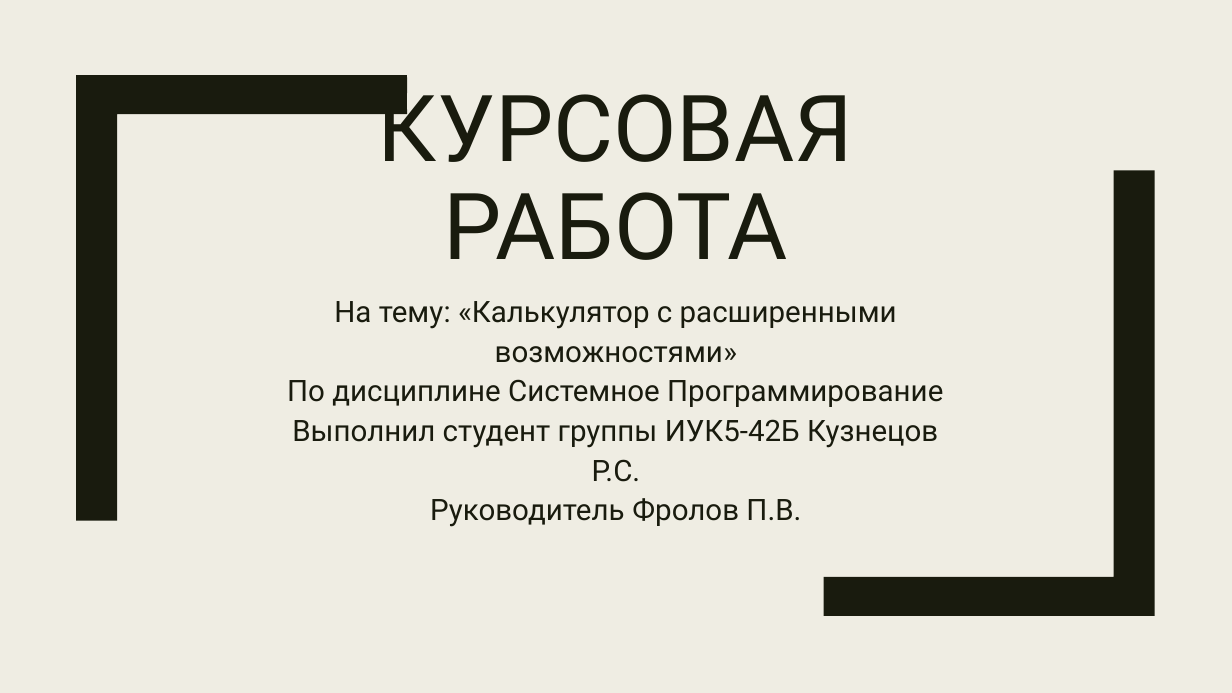
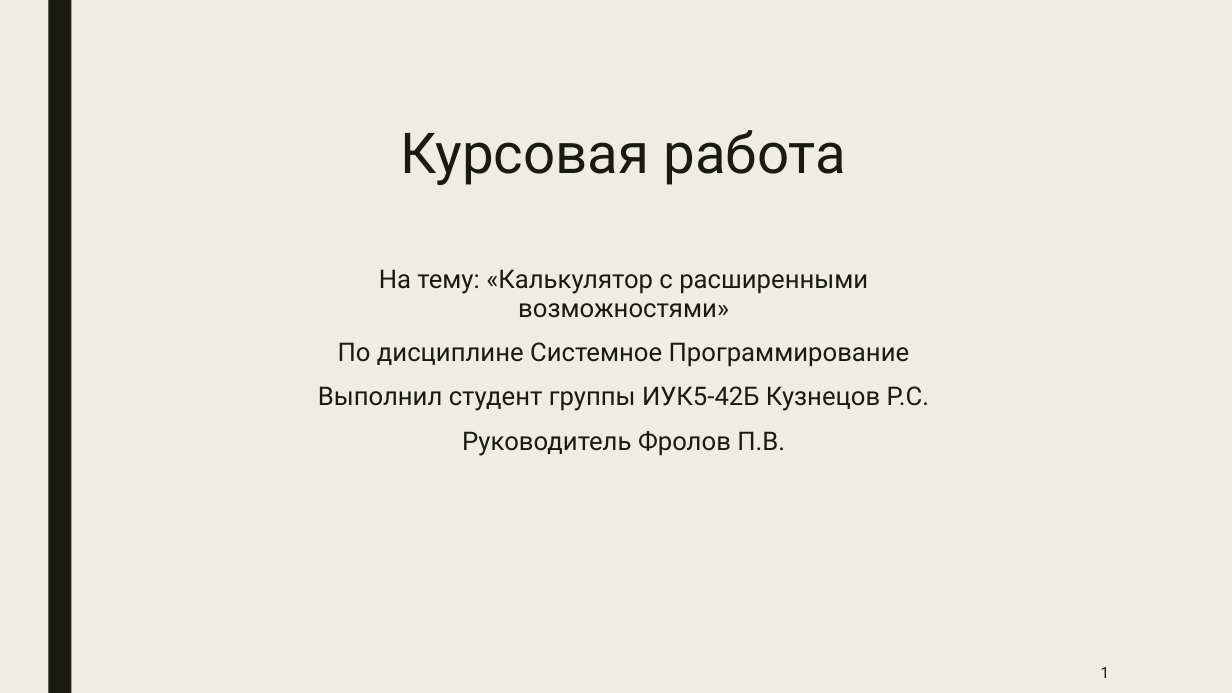
Before and after one commit to romankuz19/-, a slide deck: slide 1 of Презентация для защиты курсовой.pptx. Drawn at 1232x693 pixels with LibreOffice and Linux fonts; fonts in the diff are those of the drawing. Boxes give left, top, right and bottom in pixels: in the first picture for what was removed or moved away, otherwise in the second. Text is boxed around its words. In the diff, an @@ line names an element or a change of style, - is before the commit and + after.

```diff
--- a/Презентация для защиты курсовой.pptx
+++ b/Презентация для защиты курсовой.pptx
@@ rectangle added at box(48, 0, 71, 693), fill #191B0E @@
@@ freeform shape removed at box(76, 75, 407, 520) @@
@@ title "Курсовая работа" at box(400, 130, 847, 185): vertical alignment bottom to top @@
@@ title at box(400, 130, 847, 185): text changed; size 72 to 44 pt @@
-КУРСОВАЯ РАБОТА
+Курсовая работа
@@ freeform shape removed at box(824, 170, 1155, 616) @@
@@ text "На тему: «Калькулятор с расширенными ...": place and size @@
-text "На тему: «Калькулятор с расширенными ..." at box(287, 301, 943, 527)
+text "На тему: «Калькулятор с расширенными ..." at box(318, 269, 929, 456)
@@ text "На тему: «Калькулятор с расширенными ..." at box(318, 269, 929, 456): size 23 to 20 pt; line spacing 1.12 to 0.94; more space between paragraphs @@
@@ page number added at box(1101, 667, 1110, 678), 12 pt, text #191B0E @@
+1
```
Also in this commit, not shown: 9 other slides changed, 1 slide added, 3 slides removed, 5 other files.
